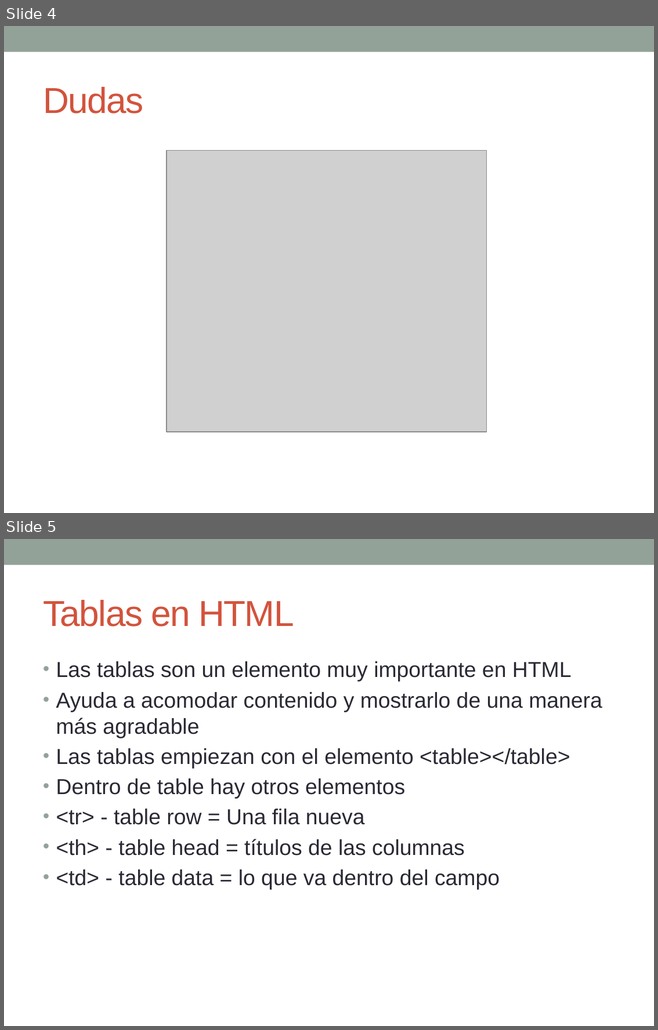
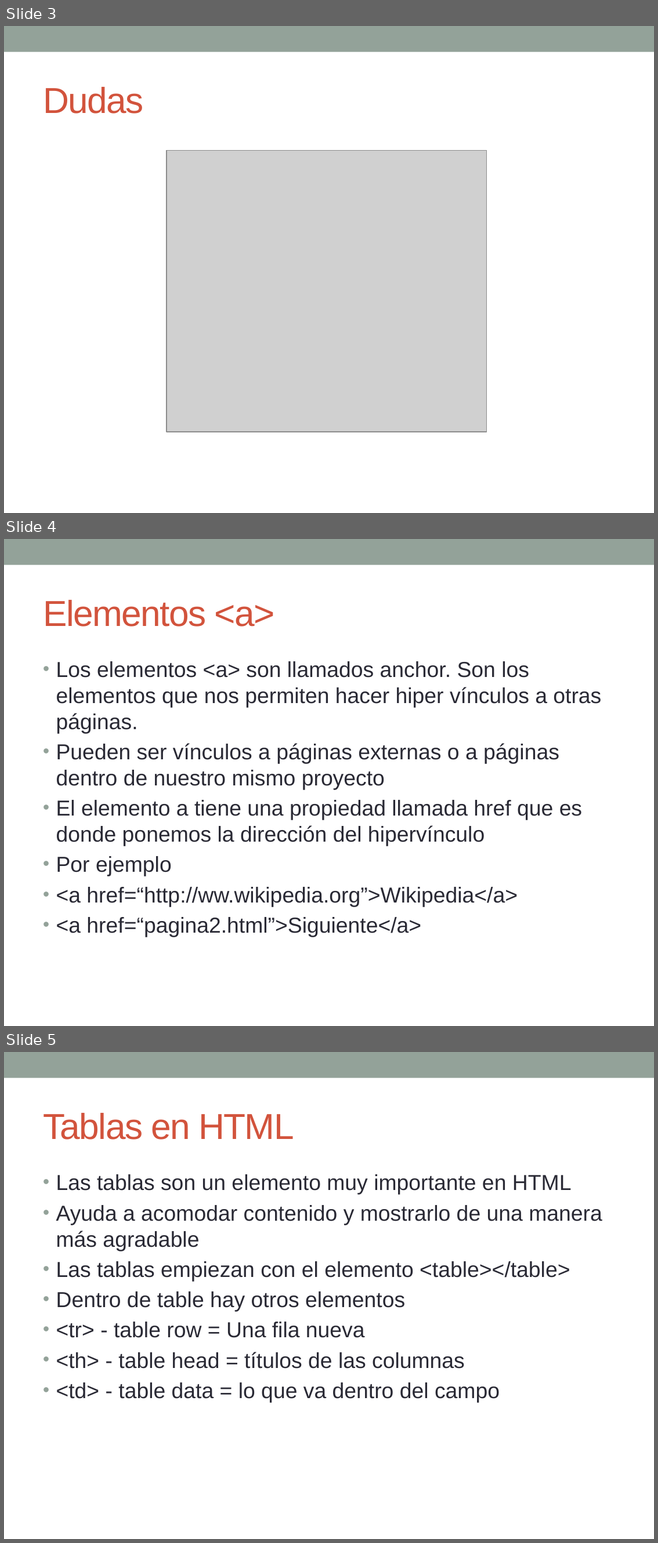
Before and after one commit to esolorzanob/UPI_Diseno, a slide deck: Semana 3.pptx. Shown one above the other, each under a label of ours: slides 4 and 5 before the commit, slides 3, 4 and 5 after it. The pictures are 658x1030 and 658x1543 pixels, drawn with LibreOffice and Linux fonts; fonts in the diff are those of the drawing; grey boxes stand for pictures. Boxes give left, top, right and bottom in pixels: in the first picture for what was removed or moved away, otherwise in the second. Text is boxed around its words. In the diff, an @@ line names an element or a change of style, - is before the commit and + after.

```diff
--- a/Semana 3.pptx
+++ b/Semana 3.pptx
@@ slide 4 added at [4,539,654,1026], background #FFFFFF; not listed: 1 template element that a slide beside it also shows @@
@@ title added at [43,600,275,627], 40 pt, text #D2533C @@
+Elementos <a>
@@ text added at [56,661,601,937], 24 pt, text #292934 @@
+• Los elementos <a> son llamados anchor. Son los elementos que nos permiten hacer hiper vínculos a otras páginas.
+• Pueden ser vínculos a páginas externas o a páginas dentro de nuestro mismo proyecto
+• El elemento a tiene una propiedad llamada href que es donde ponemos la dirección del hipervínculo
+• Por ejemplo
+• <a href=“http://ww.wikipedia.org”>Wikipedia</a>
+• <a href=“pagina2.html”>Siguiente</a>
@@ what was slide 4 is now slide 3 @@
```
Also in this commit, not shown: 2 slides changed, 8 other slides added, 1 slide removed, 4 other files.
